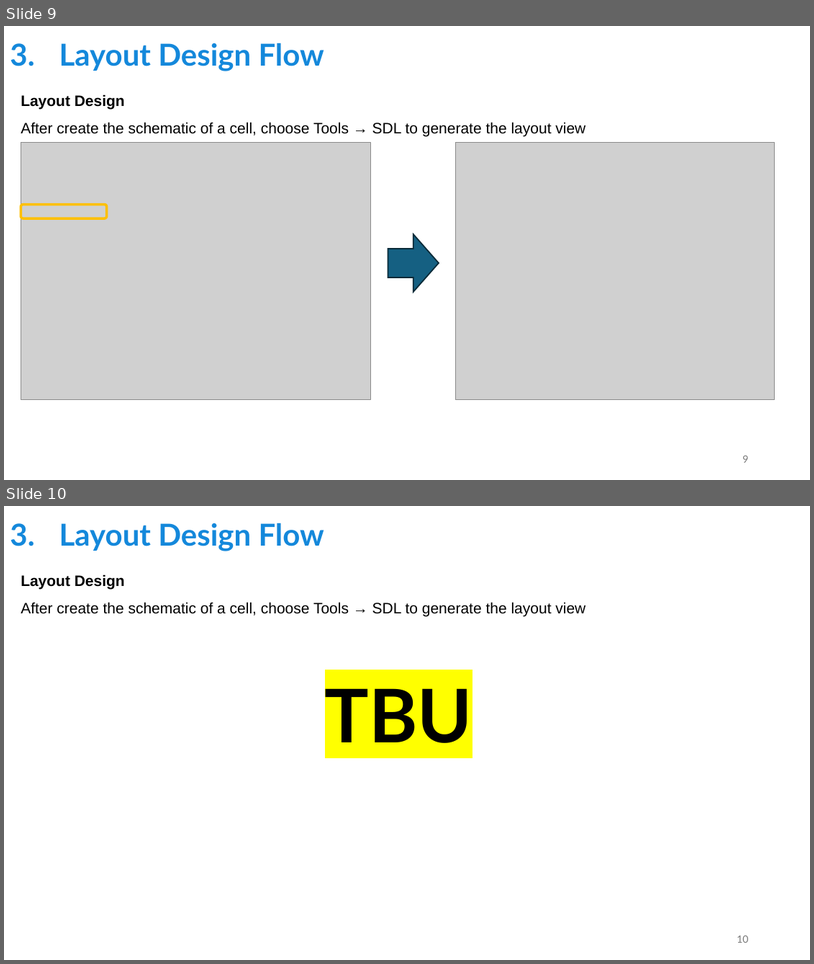
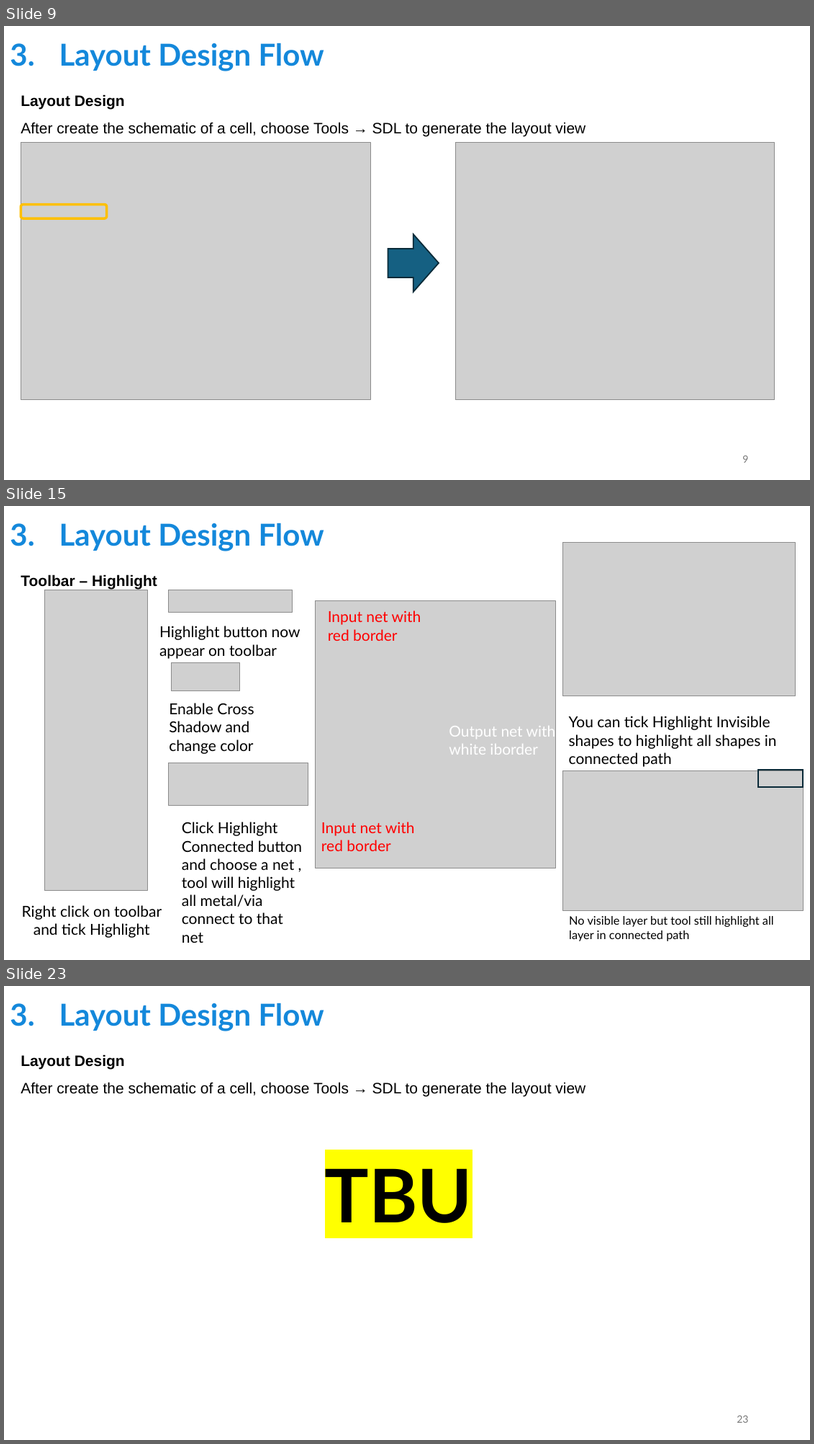
Before and after one commit to tien2032002/CC-Guideline, a slide deck: SYNOPSYS TOOLS GUIDELINES 1.pptx. Shown one above the other, each under a label of ours: slides 9 and 10 before the commit, slides 9, 15 and 23 after it; the slides between them are not shown. The pictures are 814x964 and 814x1444 pixels, drawn with LibreOffice and Linux fonts; fonts in the diff are those of the drawing; grey boxes stand for pictures. Boxes give left, top, right and bottom in pixels: in the first picture for what was removed or moved away, otherwise in the second. Text is boxed around its words. In the diff, an @@ line names an element or a change of style, - is before the commit and + after.

Commit message:
update layout guideline

```diff
--- a/SYNOPSYS TOOLS GUIDELINES 1.pptx
+++ b/SYNOPSYS TOOLS GUIDELINES 1.pptx
@@ slide 15 added at bbox=[4, 506, 810, 960], background #FFFFFF @@
@@ title added at bbox=[59, 523, 324, 551], 36 pt, text #1488DB, bold @@
+3. Layout Design Flow
@@ picture added at bbox=[563, 543, 796, 696] @@
@@ text added at bbox=[21, 574, 157, 590], 18 pt, text #000000, bold @@
+Toolbar – Highlight
@@ picture added at bbox=[45, 590, 147, 890] @@
@@ picture added at bbox=[169, 590, 292, 612] @@
@@ picture added at bbox=[316, 601, 556, 867] @@
@@ text added at bbox=[328, 610, 422, 641], 18 pt, text #FF0000 @@
+Input net with red border
@@ text added at bbox=[160, 626, 301, 659], 18 pt, text #000000 @@
+Highlight button now appear on toolbar
@@ picture added at bbox=[172, 663, 239, 691] @@
@@ text added at bbox=[169, 703, 254, 754], 18 pt, text #000000 @@
+Enable Cross Shadow and change color
@@ text added at bbox=[569, 716, 777, 767], 18 pt, text #000000 @@
+You can tick Highlight Invisible shapes to highlight all shapes in connected path
@@ text added at bbox=[449, 723, 556, 754], 18 pt, text #FFFFFF @@
+Output net with white iborder
@@ picture added at bbox=[169, 762, 308, 806] @@
@@ picture added at bbox=[563, 771, 803, 911] @@
@@ rectangle added at bbox=[759, 770, 804, 788], outline #092A39 1.5 pt @@
@@ text added at bbox=[182, 821, 302, 924], 18 pt, text #000000 @@
+Click Highlight Connected button and choose a net , tool will highlight all metal/via connect to that net
@@ text added at bbox=[322, 821, 415, 851], 18 pt, text #FF0000 @@
+Input net with red border
@@ text added at bbox=[22, 905, 162, 937], 18 pt, text #000000 @@
+Right click on toolbar and tick Highlight
@@ text added at bbox=[569, 916, 774, 941], 14 pt, text #000000 @@
+No visible layer but tool still highlight all layer in connected path
@@ what was slide 10 is now slide 23 @@
@@ page number at bbox=[737, 1415, 748, 1422]: text changed @@
-10
+23
```
Also in this commit, not shown: 12 other slides added.
